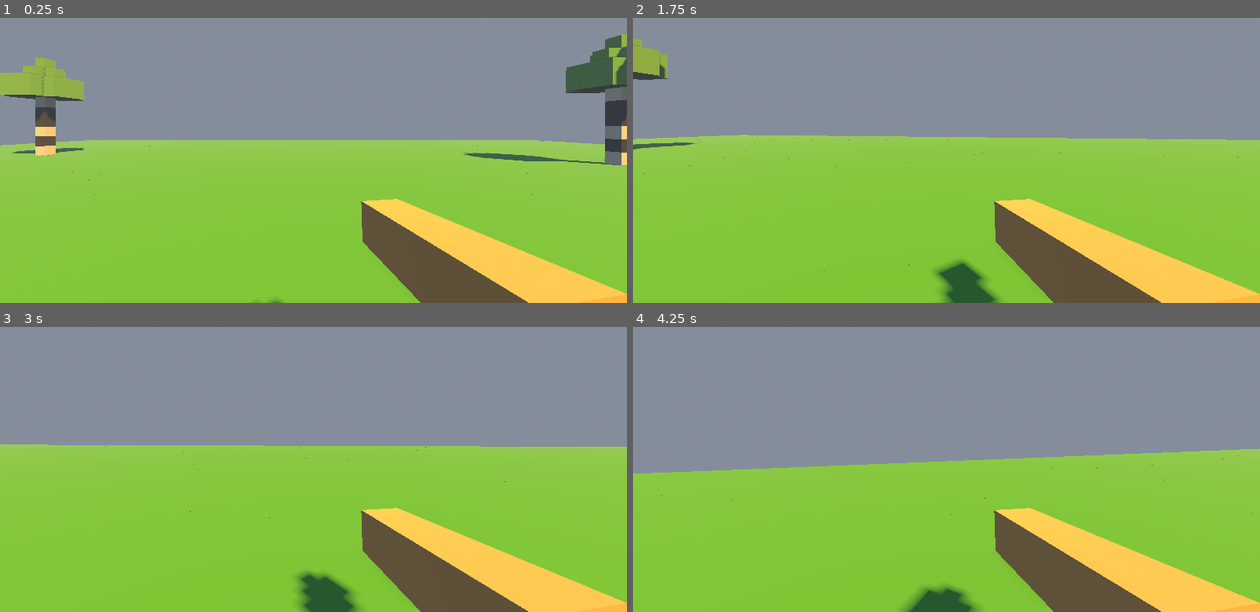
Above: before the commit, frames 1-4 (two rows, left to right).
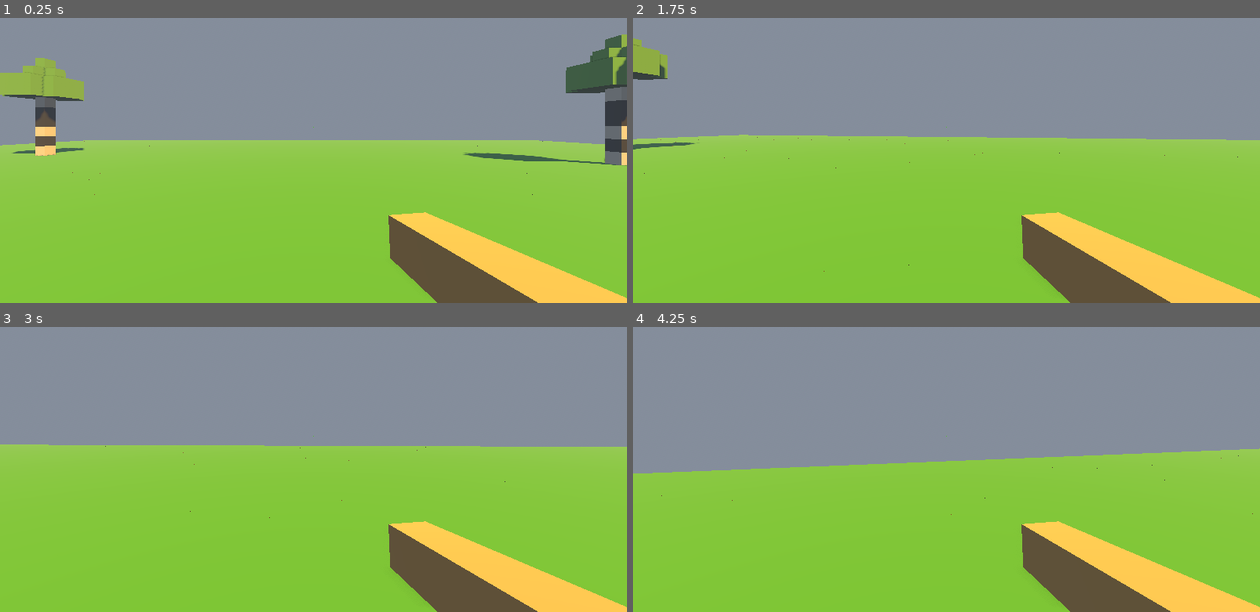
Above: after the commit, the same moments.

Repository: Shibalba/bricklayer
Game: Godot game, scene res://main.tscn
Two runs of this game, one before a commit and one after it. Both use one fixed random seed, a clock stepped at 60 frames per second and the inputs below. Sound files missing from this copy of the repository are replaced by a short silence.
Inputs (mouse positions are in pixels of both pictures, inside the frame that each line leads up to):
- Up to frame 1 (0.25 s): no input
- Up to frame 2 (1.75 s): tap Enter at 0.5 s; move the mouse to (977, 126) at 0.52 s; press the mouse at (977, 126) at 0.53 s; hold W (move_forward) from 0.53 s (still down); tap Space (jump) at 0.77, 1.52 s; move the mouse to (915, 129) at 1.27 s; release the mouse at (915, 129) at 1.28 s; right-click (915, 129) at 1.35 s
- Up to frame 3 (3 s): keep holding W (move_forward); move the mouse to (326, 429) at 2.02 s; press the mouse at (326, 429) at 2.03 s; move the mouse to (307, 441) at 2.77 s; release the mouse at (307, 441) at 2.78 s; right-click (307, 441) at 2.85 s
- Up to frame 4 (4.25 s): keep holding W (move_forward); tap Space (jump) at 3.02, 3.77 s; move the mouse to (990, 441) at 3.52 s; press the mouse at (990, 441) at 3.53 s

The runs differ from the first frame. In frame 1, 2.1% of the frame differs, in the area x 40-100%, y 63-100%; in frame 2, 3.1%; in frame 3, 3.1%, in the area x 47-100%, y 63-100%; in frame 4, 2.9%.

Commit message:
Enhance player model with new body, head, and leg meshes; update materials and animations
Co-authored-by: Copilot <copilot@github.com>

Diff:
--- a/main.tscn
+++ b/main.tscn
@@ -50,8 +50,25 @@
 albedo_color = Color(0.94509804, 0.7607843, 0.49019608, 1)
 metallic_specular = 0.19
 
+[sub_resource type="StandardMaterial3D" id="StandardMaterial3D_body"]
+albedo_color = Color(0.7411765, 0.2509804, 0.14509805, 1)
+roughness = 0.95
+
+[sub_resource type="StandardMaterial3D" id="StandardMaterial3D_legs"]
+albedo_color = Color(0.16862746, 0.18431373, 0.22352941, 1)
+roughness = 0.95
+
 [sub_resource type="BoxMesh" id="BoxMesh_1bvp3"]
-size = Vector3(0.2, 0.2, 0.8)
+size = Vector3(0.14, 0.14, 0.55)
+
+[sub_resource type="BoxMesh" id="BoxMesh_body"]
+size = Vector3(0.55, 0.75, 0.28)
+
+[sub_resource type="BoxMesh" id="BoxMesh_head"]
+size = Vector3(0.28, 0.28, 0.28)
+
+[sub_resource type="BoxMesh" id="BoxMesh_leg"]
+size = Vector3(0.16, 0.6, 0.16)
 
 [sub_resource type="Animation" id="Animation_h2yge"]
 length = 0.001
@@ -65,12 +82,12 @@
 "times": PackedFloat32Array(0),
 "transitions": PackedFloat32Array(1),
 "update": 0,
-"values": [Vector3(0.5, -0.4, -0.3)]
+"values": [Vector3(0.42, -0.32, -0.24)]
 }
 
 [sub_resource type="Animation" id="Animation_1bvp3"]
 resource_name = "place_brick"
-length = 0.3
+length = 0.24
 tracks/0/type = "value"
 tracks/0/imported = false
 tracks/0/enabled = true
@@ -78,10 +95,10 @@
 tracks/0/interp = 1
 tracks/0/loop_wrap = true
 tracks/0/keys = {
-"times": PackedFloat32Array(0, 0.1, 0.3),
+"times": PackedFloat32Array(0, 0.08, 0.24),
 "transitions": PackedFloat32Array(1, 1, 1),
 "update": 0,
-"values": [Vector3(0.5, -0.3, -0.15), Vector3(0.5, -0.4, -0.25), Vector3(0.5, -0.3, -0.15)]
+"values": [Vector3(0.42, -0.32, -0.24), Vector3(0.42, -0.5, -0.42), Vector3(0.42, -0.32, -0.24)]
 }
 
 [sub_resource type="AnimationLibrary" id="AnimationLibrary_lquwl"]
@@ -150,15 +167,50 @@
 [node name="CollisionShape3D" type="CollisionShape3D" parent="Player" unique_id=556174717]
 shape = SubResource("CapsuleShape3D_5vw27")
 
+[node name="Model" type="Node3D" parent="Player"]
+transform = Transform3D(1, 0, 0, 0, 1, 0, 0, 0, 1, 0, -1.0, 0)
+
+[node name="BodyMesh" type="MeshInstance3D" parent="Player/Model"]
+layers = 2
+transform = Transform3D(1, 0, 0, 0, 1, 0, 0, 0, 1, 0, 0.75, 0)
+material_override = SubResource("StandardMaterial3D_body")
+mesh = SubResource("BoxMesh_body")
+
+[node name="HeadMesh" type="MeshInstance3D" parent="Player/Model"]
+layers = 2
+transform = Transform3D(1, 0, 0, 0, 1, 0, 0, 0, 1, 0, 1.3, 0)
+material_override = SubResource("StandardMaterial3D_lquwl")
+mesh = SubResource("BoxMesh_head")
+
+[node name="LeftLegMesh" type="MeshInstance3D" parent="Player/Model"]
+layers = 2
+transform = Transform3D(1, 0, 0, 0, 1, 0, 0, 0, 1, -0.13, 0.25, 0)
+material_override = SubResource("StandardMaterial3D_legs")
+mesh = SubResource("BoxMesh_leg")
+
+[node name="RightLegMesh" type="MeshInstance3D" parent="Player/Model"]
+layers = 2
+transform = Transform3D(1, 0, 0, 0, 1, 0, 0, 0, 1, 0.13, 0.25, 0)
+material_override = SubResource("StandardMaterial3D_legs")
+mesh = SubResource("BoxMesh_leg")
+
+[node name="LeftArmMesh" type="MeshInstance3D" parent="Player/Model"]
+layers = 2
+transform = Transform3D(1, 0, 0, 0, 0.0871557, -0.9961947, 0, 0.9961947, 0.0871557, -0.37, 0.82, 0)
+material_override = SubResource("StandardMaterial3D_lquwl")
+mesh = SubResource("BoxMesh_1bvp3")
+
 [node name="Head" type="Node3D" parent="Player" unique_id=1219060794]
 
 [node name="Camera3D" type="Camera3D" parent="Player/Head" unique_id=1302631260]
+cull_mask = 1
 
 [node name="ArmAnchor" type="Node3D" parent="Player/Head/Camera3D" unique_id=1674053782]
-transform = Transform3D(0.9848077, -0.015134435, 0.1729874, 0, 0.9961947, 0.08715574, -0.17364818, -0.08583164, 0.98106027, 0.5, -0.4, -0.3)
+transform = Transform3D(0.9848077, -0.015134435, 0.1729874, 0, 0.9961947, 0.08715574, -0.17364818, -0.08583164, 0.98106027, 0.42, -0.32, -0.24)
 
 [node name="ArmMesh" type="MeshInstance3D" parent="Player/Head/Camera3D/ArmAnchor" unique_id=1828035558]
-transform = Transform3D(1, 0, 0, 0, 1, 0, 0, 0, 1, 0, 0, -0.5)
+transform = Transform3D(1, 0, 0, 0, 1, 0, 0, 0, 1, 0, 0, -0.28)
+cast_shadow = 0
 material_override = SubResource("StandardMaterial3D_lquwl")
 mesh = SubResource("BoxMesh_1bvp3")
 
